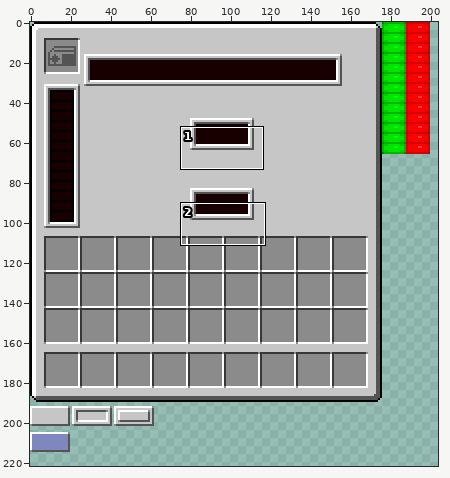
Sprite sheet -- resources/client/com/kaijin/ChargingBench/textures/GUIStorageMonitor.png. The picture above shows the old version from afar; the outline marks the close-up.
Close-up. First the earlier version:
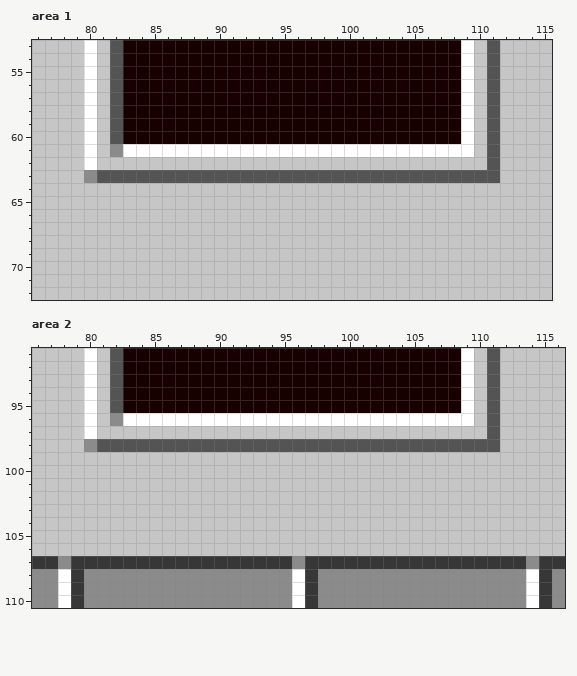
The file is 256x256 pixels. Colours within 5 levels of each other are drawn and written as one. Shown: area 1: x 76..115, y 53..72; area 2: x 76..116, y 91..110. The wide view leaves out empty margins. The commit also changed other parts of the picture, which this record leaves out.
Once edited:
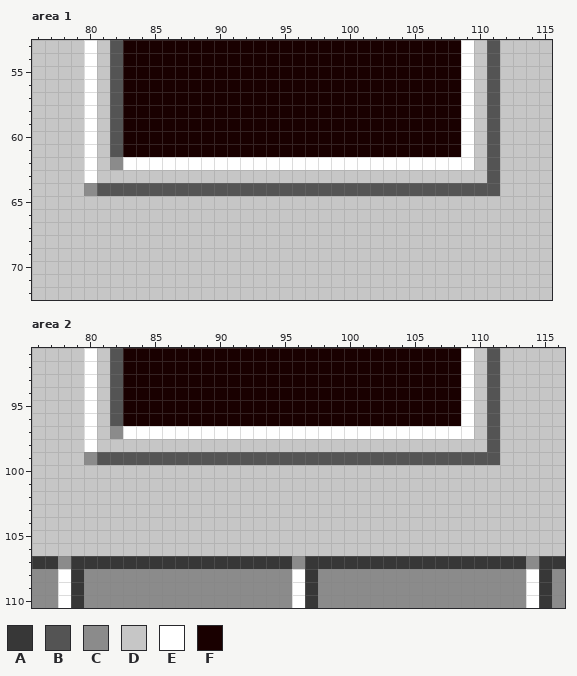
Palette (. is transparent): A #373737  B #545454  C #8b8b8b  D #c6c6c6  E #ffffff  F #190000
Difference:
Area 1:
y 61: x 82..108 CEEEEEEEEEEEEEEEEEEEEEEEEEE -> BFFFFFFFFFFFFFFFFFFFFFFFFFF
y 62: x 82..109 DDDDDDDDDDDDDDDDDDDDDDDDDDDD -> CEEEEEEEEEEEEEEEEEEEEEEEEEEE
y 63: x 80..110 CBBBBBBBBBBBBBBBBBBBBBBBBBBBBBB -> EDDDDDDDDDDDDDDDDDDDDDDDDDDDDDD
y 64: x 80..111 DDDDDDDDDDDDDDDDDDDDDDDDDDDDDDDD -> CBBBBBBBBBBBBBBBBBBBBBBBBBBBBBBB
Area 2:
y 96: x 82..108 CEEEEEEEEEEEEEEEEEEEEEEEEEE -> BFFFFFFFFFFFFFFFFFFFFFFFFFF
y 97: x 82..109 DDDDDDDDDDDDDDDDDDDDDDDDDDDD -> CEEEEEEEEEEEEEEEEEEEEEEEEEEE
y 98: x 80..110 CBBBBBBBBBBBBBBBBBBBBBBBBBBBBBB -> EDDDDDDDDDDDDDDDDDDDDDDDDDDDDDD
y 99: x 80..111 DDDDDDDDDDDDDDDDDDDDDDDDDDDDDDDD -> CBBBBBBBBBBBBBBBBBBBBBBBBBBBBBBB
Where, in picture pixels (left, top, right, bottom), the same in both close-ups:
changed: (84, 144, 500, 196)
changed: (84, 413, 500, 465)
